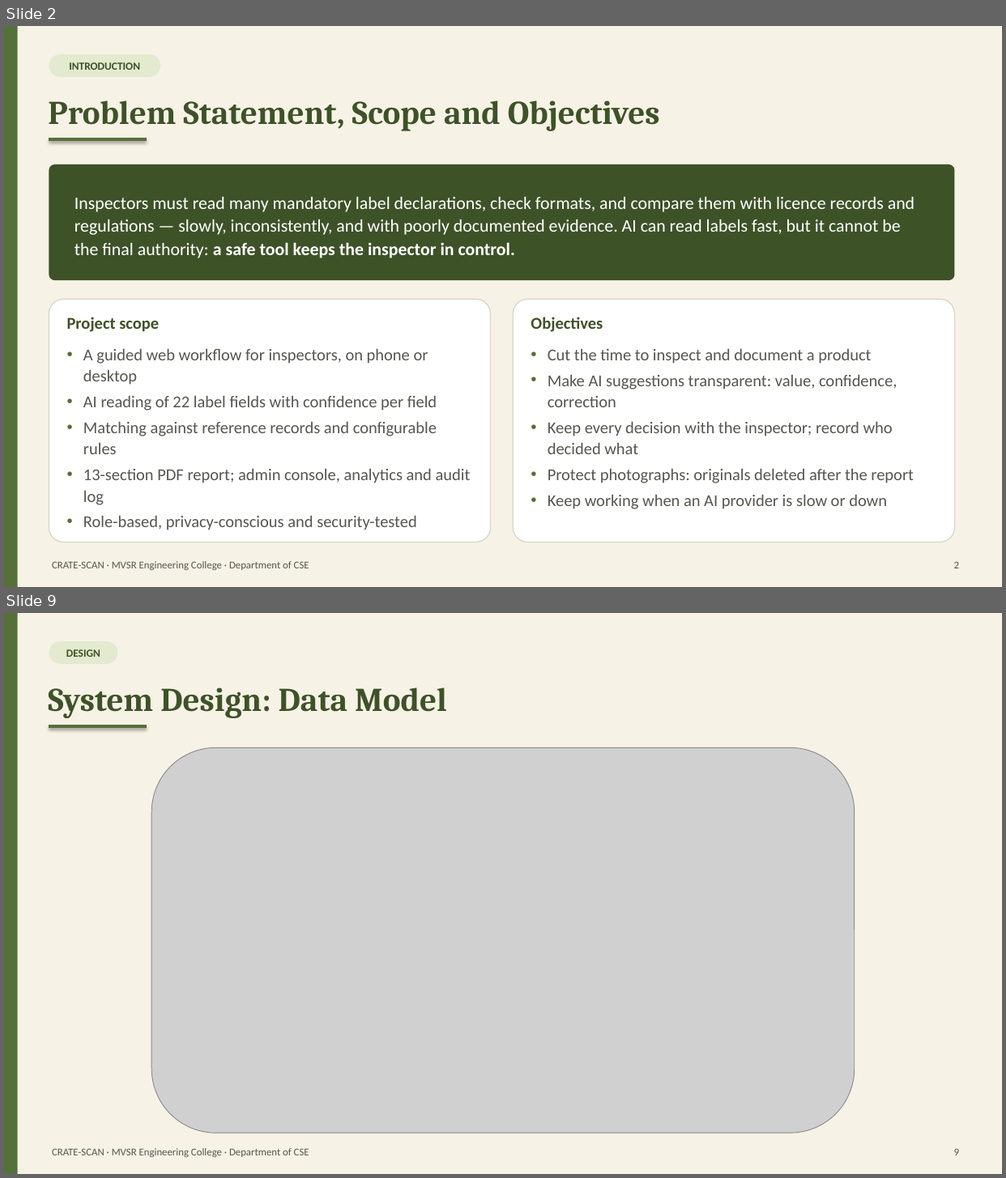
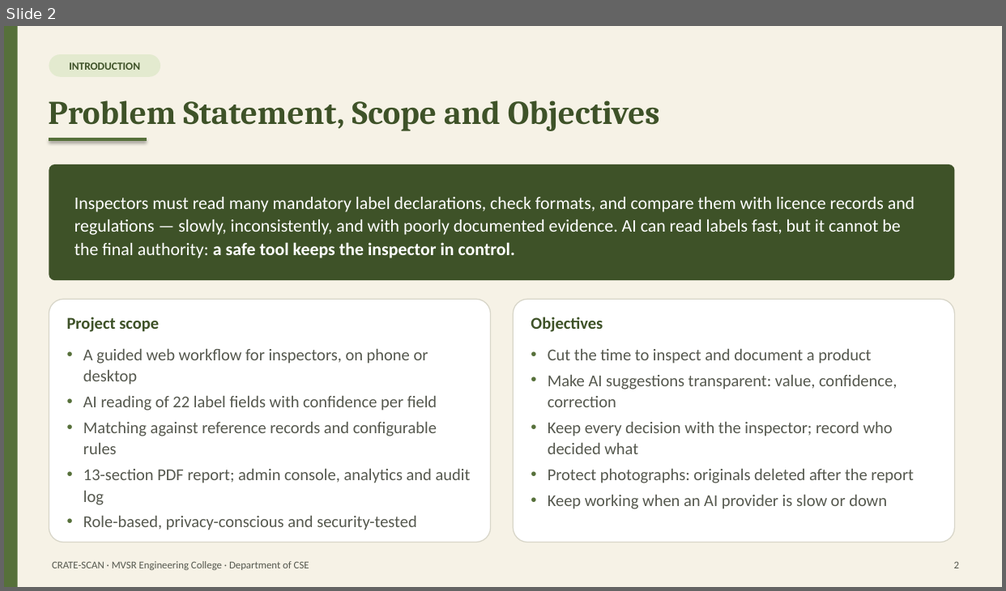
Before and after one commit to DubbakaSathwik/Food_inspection_toolkit, a slide deck: docs/report/CRATE-SCAN_Presentation.pptx. Shown one above the other, each under a label of ours: slides 2 and 9 before the commit, slide 2 after it; the slides between them are not shown. The pictures are 1006x1178 and 1006x591 pixels, drawn with LibreOffice and Linux fonts; fonts in the diff are those of the drawing; grey boxes stand for pictures. Boxes give left, top, right and bottom in pixels: in the first picture for what was removed or moved away, otherwise in the second. Text is boxed around its words. In the diff, an @@ line names an element or a change of style, - is before the commit and + after.

```diff
--- a/docs/report/CRATE-SCAN_Presentation.pptx
+++ b/docs/report/CRATE-SCAN_Presentation.pptx
@@ slide 9 removed at (4, 613, 1002, 1174), background #F6F2E6 @@
@@ rectangle removed at (4, 613, 18, 1174) @@
@@ rounded rectangle removed at (49, 641, 117, 664) @@
-DESIGN
@@ text removed at (48, 688, 447, 718) @@
-System Design: Data Model
@@ line removed from (49, 726) to (147, 726) @@
@@ picture removed at (151, 747, 854, 1133) @@
@@ text removed at (52, 1148, 309, 1157) @@
-CRATE-SCAN · MVSR Engineering College · Department of CSE
@@ text removed at (954, 1149, 959, 1156) @@
-9
```
Also in this commit, not shown: 5 slides changed, 3 slides added, 17 other slides removed, 2 other files.
